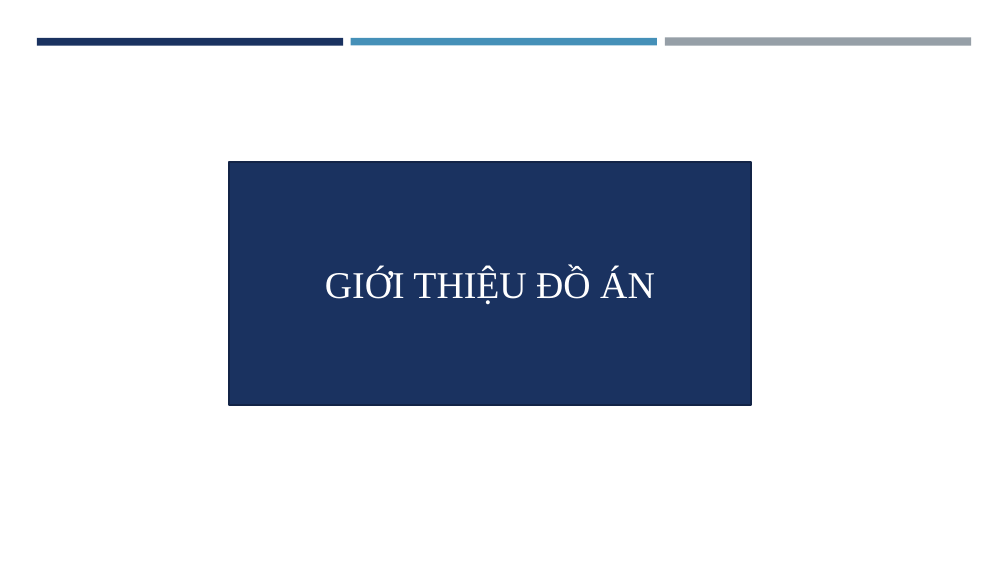
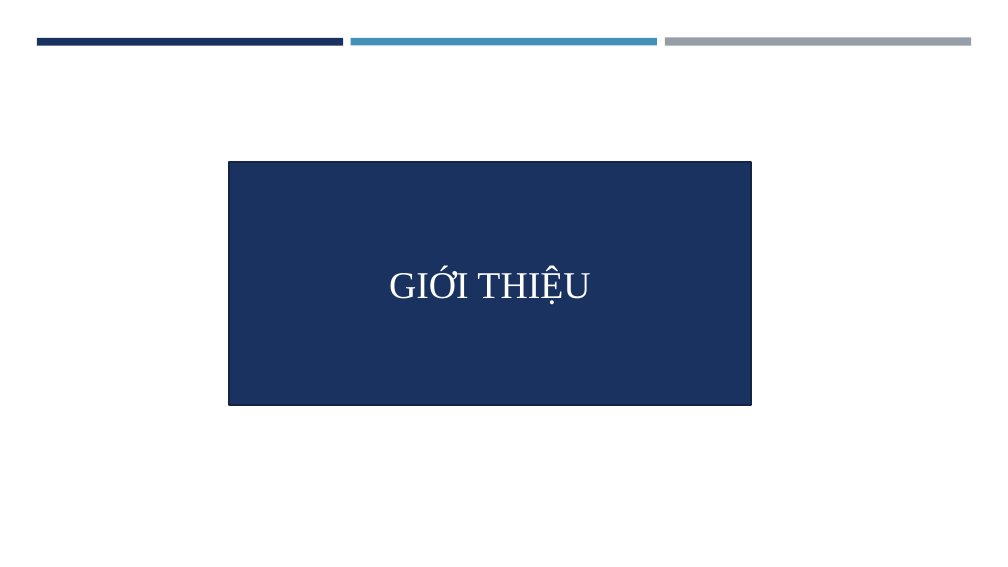
Before and after one commit to minhhieu023/Project1, a slide deck: slide 3 of Document/ThuyetTrinh.pptx. Drawn at 1008x567 pixels with LibreOffice and Linux fonts; fonts in the diff are those of the drawing. Boxes give left, top, right and bottom in pixels: in the first picture for what was removed or moved away, otherwise in the second. Text is boxed around its words. In the diff, an @@ line names an element or a change of style, - is before the commit and + after.

```diff
--- a/Document/ThuyetTrinh.pptx
+++ b/Document/ThuyetTrinh.pptx
@@ text in rectangle at [389,269,590,305]: text changed @@
-GIỚI THIỆU ĐỒ ÁN
+GIỚI THIỆU
```
Also in this commit, not shown: 3 other slides changed, 2 slides added, 1 slide removed, 8 other files.
